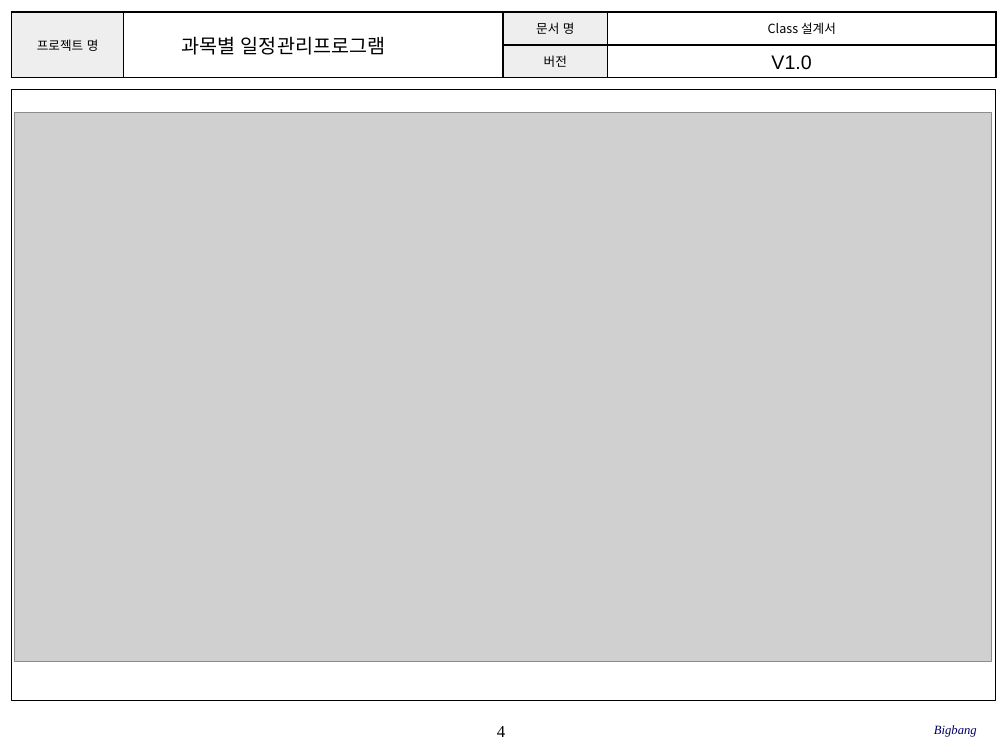
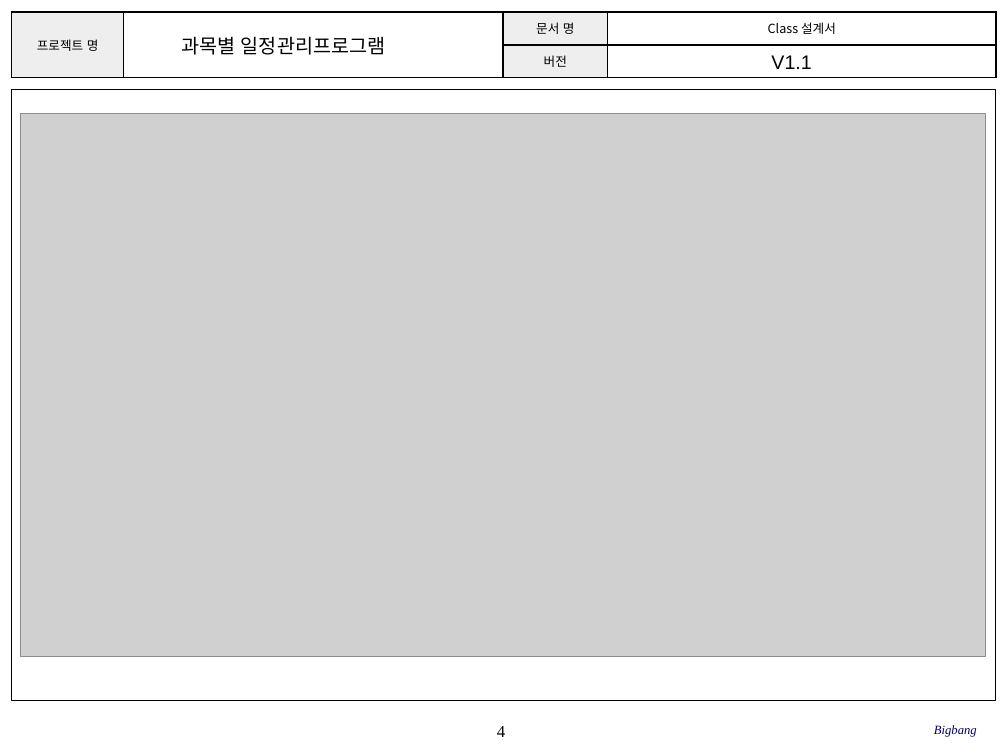
Before and after one commit to SE-admin/SE2017_1_bigbang, a slide deck: slide 4 of doc/3_ 설계서/Class Design.pptx. Drawn at 1008x756 pixels with LibreOffice and Linux fonts; fonts in the diff are those of the drawing; grey boxes stand for pictures; background and template pictures are left out. Boxes give left, top, right and bottom in pixels: in the first picture for what was removed or moved away, otherwise in the second. Text is boxed around its words. In the diff, an @@ line names an element or a change of style, - is before the commit and + after.

```diff
--- a/doc/3_ 설계서/Class Design.pptx
+++ b/doc/3_ 설계서/Class Design.pptx
@@ text at [771,55,811,69]: text changed @@
-V1.0
+V1.1
@@ picture: place and size @@
-picture at [14,112,991,661]
+picture at [20,114,986,657]
```
Also in this commit, not shown: 3 other slides changed.
